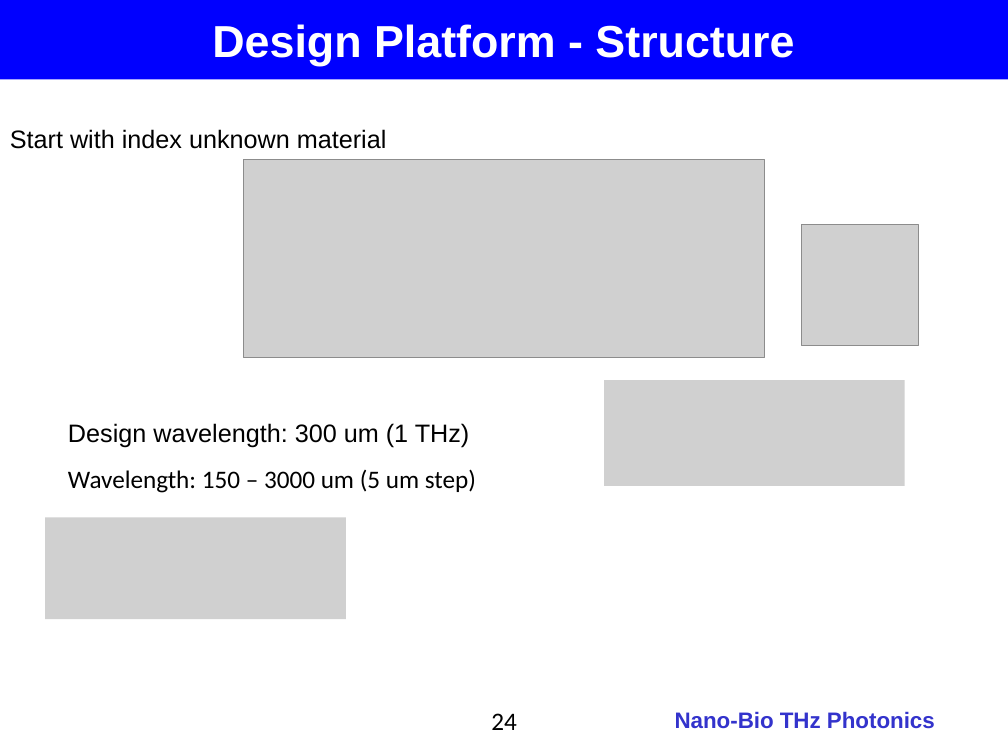
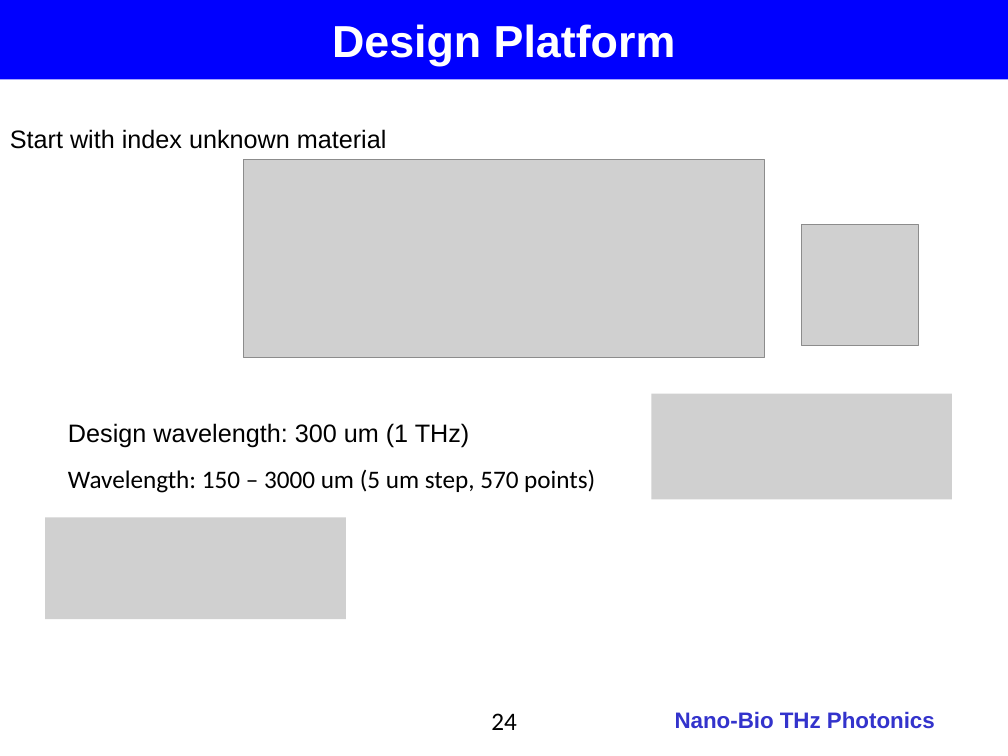
Before and after one commit to jglee96/NBTP_Lab, a slide deck: slide 24 of 개인/석사학위논문/Thesis_Presentation_v2.pptx. Drawn at 1008x756 pixels with LibreOffice and Linux fonts; fonts in the diff are those of the drawing; grey boxes stand for pictures; background and template pictures are left out. Boxes give left, top, right and bottom in pixels: in the first picture for what was removed or moved away, otherwise in the second. Text is boxed around its words. In the diff, an @@ line names an element or a change of style, - is before the commit and + after.

```diff
--- a/개인/석사학위논문/Thesis_Presentation_v2.pptx
+++ b/개인/석사학위논문/Thesis_Presentation_v2.pptx
@@ text in rectangle at (332, 24, 676, 66): text changed @@
-Design Platform - Structure
+Design Platform
@@ picture: place and size @@
-picture at (604, 380, 904, 486)
+picture at (651, 394, 952, 500)
@@ text at (68, 470, 595, 493): text changed @@
-Wavelength: 150 – 3000 um (5 um step)
+Wavelength: 150 – 3000 um (5 um step, 570 points)
```
Also in this commit, not shown: 14 other slides changed, 2 slides added, 1 slide removed, 5 other files.
